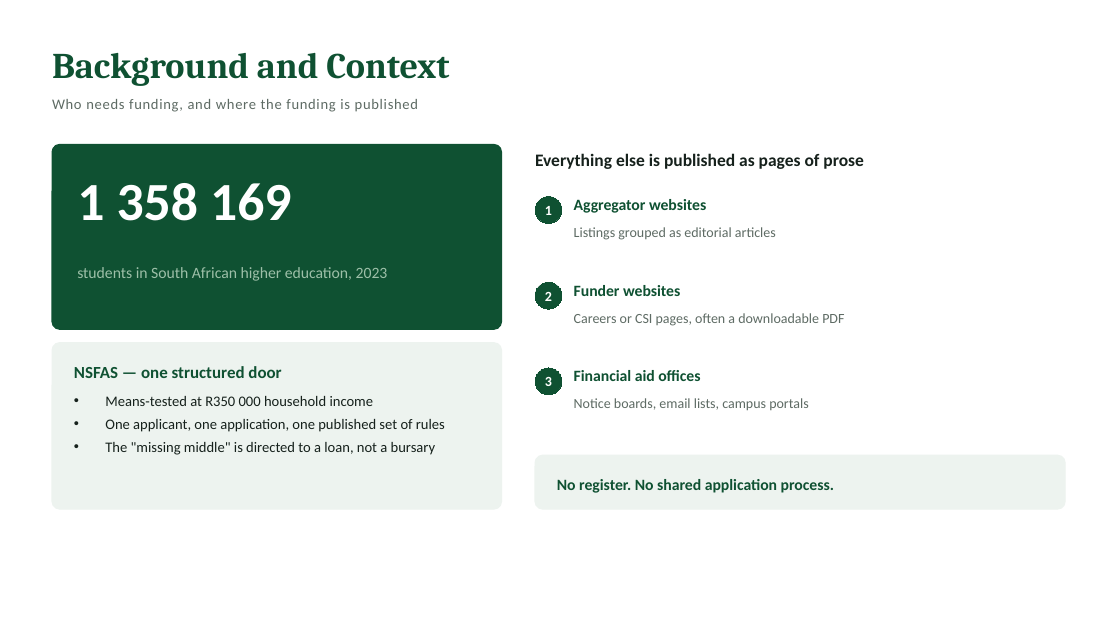
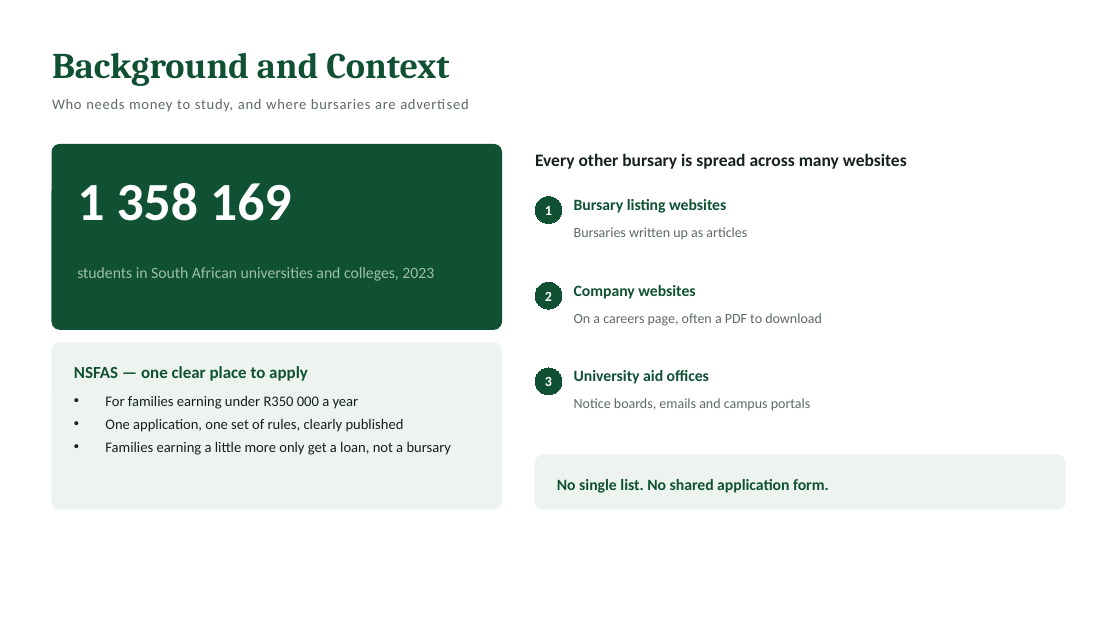
Before and after one commit to SCRIPTMASTER67/cursorBursaryBridge, a slide deck: slide 2 of docs/presentation/Bursary-Bridge_Presentation.pptx. Drawn at 1120x630 pixels with LibreOffice and Linux fonts; fonts in the diff are those of the drawing. Boxes give left, top, right and bottom in pixels: in the first picture for what was removed or moved away, otherwise in the second. Text is boxed around its words. In the diff, an @@ line names an element or a change of style, - is before the commit and + after.

```diff
--- a/docs/presentation/Bursary-Bridge_Presentation.pptx
+++ b/docs/presentation/Bursary-Bridge_Presentation.pptx
@@ text at (52, 99, 395, 112): text changed @@
-Who needs funding, and where the funding is published
+Who needs money to study, and where bursaries are advertised
@@ text at (535, 153, 907, 169): text changed @@
-Everything else is published as pages of prose
+Every other bursary is spread across many websites
@@ text at (574, 199, 726, 213): text changed @@
-Aggregator websites
+Bursary listing websites
@@ text at (574, 227, 747, 239): text changed @@
-Listings grouped as editorial articles
+Bursaries written up as articles
@@ text at (77, 267, 434, 281): text changed @@
-students in South African higher education, 2023
+students in South African universities and colleges, 2023
@@ text at (574, 285, 695, 299): text changed @@
-Funder websites
+Company websites
@@ text at (574, 313, 822, 326): text changed @@
-Careers or CSI pages, often a downloadable PDF
+On a careers page, often a PDF to download
@@ text at (74, 366, 308, 381): text changed @@
-NSFAS — one structured door
+NSFAS — one clear place to apply
@@ text at (574, 370, 709, 384): text changed @@
-Financial aid offices
+University aid offices
@@ text at (105, 396, 452, 455): text changed @@
-• Means-tested at R350 000 household income
-• One applicant, one application, one published set of rules
-• The "missing middle" is directed to a loan, not a bursary
+• For families earning under R350 000 a year
+• One application, one set of rules, clearly published
+• Families earning a little more only get a loan, not a bursary
@@ text at (574, 398, 810, 410): text changed @@
-Notice boards, email lists, campus portals
+Notice boards, emails and campus portals
@@ text at (557, 479, 829, 493): text changed @@
-No register. No shared application process.
+No single list. No shared application form.
```
Also in this commit, not shown: 8 other slides changed, 2 other files.
